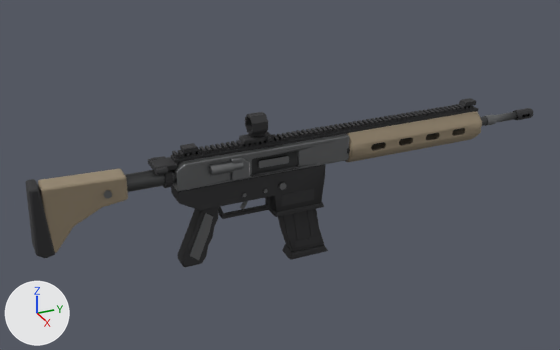
The glTF model assets/models/weapons/rifle_ar.glb: old version first, new version second.
The view is the same before and after, from a 50 mm lens placed at (1.212, -0.508, 0.585), pointed at (-0.029, 0.05, -0.035). Lighting does not change. The marker at lower left points along +X, +Y and +Z. The older version comes first. Where no turn or scale is listed for an object, it has been applied to the vertices. Vertices at exactly the same position are counted once.

In view in the first picture: 'Magazine', 'Receiver' and 3 more.
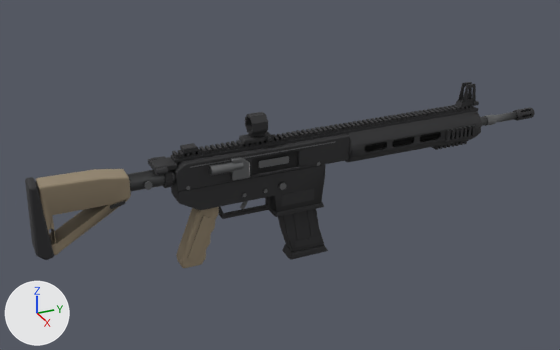
Diff of the bpy script that builds the scene:
```diff
--- a/assets/models/weapons/rifle_ar.glb.py
+++ b/assets/models/weapons/rifle_ar.glb.py
@@ mat_tanknurledworn @@
+mat_tanknurledworn = bpy.data.materials.new('TanKnurledWorn')
+# nodes: BsdfPrincipled, Mix, OutputMaterial, VertexColor
+# colours: brown #95866f, mixed with the vertex colours
@@ me_receiver @@
 # used by ob_receiver; location = (0.0, 0.0, 0.0)
-me_receiver.from_pydata(...)  # 2468 vertices, 4776 faces; spans x -0.03..0.039, y -0.418..0.475, z -0.166..0.108
+me_receiver.from_pydata(...)  # 2741 vertices, 5302 faces; spans x -0.04..0.04, y -0.418..0.475, z -0.168..0.108
+# me_receiver part 1: the loose piece of 24 vertices spanning x 0.022..0.026, y -0.297..-0.283, z 0.008..0.022 is moved by (0.0, 0.07, 0.003)
+# me_receiver part 2: the loose piece of 82 vertices spanning x -0.021..0.021, y -0.4..-0.255, z -0.079..0.044 is rebuilt with 127 vertices and now spans x -0.021..0.021, y -0.402..-0.25, z -0.083..0.048
+# me_receiver part 3: the loose piece of 10 vertices spanning x 0.015..0.018, y -0.152..-0.104, z -0.155..-0.06 is rebuilt with 10 vertices and now spans x 0.015..0.018, y -0.156..-0.106, z -0.158..-0.064, in mat_tanknurledworn
+# me_receiver part 4: a new loose piece of 68 vertices spanning x -0.011..0.01, y 0.38..0.46, z -0.024..-0.013, in mat_matteblackworn
+# me_receiver part 5: a new loose piece of 60 vertices spanning x 0.03..0.04, y 0.385..0.455, z 0.005..0.026, in mat_matteblackworn
+# me_receiver part 6: a new loose piece of 40 vertices spanning x -0.008..-0.005, y 0.437..0.469, z 0.066..0.104, in mat_matteblackworn
+# me_receiver part 7: a new loose piece of 40 vertices spanning x 0.005..0.008, y 0.437..0.469, z 0.066..0.104, in mat_matteblackworn
+# me_receiver part 8: 47 vertices moved from x -0.03..0.03, y 0.215..0.433, z 0.009..0.023 to x -0.03..0.03, y 0.2..0.374, z 0.008..0.024; 277 vertices removed from x -0.03..0.03, y 0.215..0.47, z 0.009..0.068; 151 vertices added at x -0.03..0.03, y 0.2..0.472, z 0.008..0.068
+# me_receiver part 9: 18 vertices moved from x -0.016..0.015, y -0.166..-0.077, z -0.161..-0.048 to x -0.015..0.015, y -0.168..-0.077, z -0.155..-0.048; 70 vertices removed from x -0.016..0.016, y -0.167..-0.077, z -0.166..-0.053; 136 vertices added at x -0.016..0.016, y -0.169..-0.077, z -0.168..-0.053
+# me_receiver part 10: 33 vertices moved from x -0.023..0.023, y -0.414..-0.388, z -0.083..0.046 to x -0.023..0.023, y -0.414..-0.388, z -0.087..0.05; 21 vertices removed from x -0.023..0.023, y -0.403..-0.386, z -0.083..0.045; 29 vertices added at x -0.023..0.023, y -0.404..-0.262, z -0.087..0.049
+# me_receiver part 11: 198 faces spanning x -0.025..0.025, y -0.17..0.17, z -0.004..0.046 switch from mat_gunmetalworn to mat_matteblackworn
+# me_receiver part 12: 132 faces spanning x -0.03..0.03, y 0.17..0.475, z -0.014..0.046 switch from mat_tanworn to mat_matteblackworn
+# other edits to the shape of me_receiver do not show in these pictures
 me_receiver.materials.append(mat_markings)
-me_receiver.materials.append(mat_gunmetalknurledworn)
+me_receiver.materials.append(mat_tanknurledworn)
```

Boxes (x1, y1, x2, y2) around the edits, measured in the pictures (560 x 350 px; the box of a moved part takes in the faces that stretch with it):
'Receiver', reshaped (10% taller): before (26, 98, 482, 267); after (25, 82, 482, 268)
part 1 of me_receiver, moved or reshaped: before (103, 190, 112, 199); after (144, 181, 153, 190)
part 2 of me_receiver, rebuilt: before (38, 169, 128, 253); after (36, 169, 131, 255)
part 3 of me_receiver, rebuilt: before (190, 213, 213, 260); after (188, 215, 212, 262)
part 4 of me_receiver, added: after (432, 140, 469, 150)
part 5 of me_receiver, added: after (445, 124, 476, 141)
part 6 of me_receiver, added: after (458, 82, 472, 101)
part 7 of me_receiver, added: after (462, 84, 476, 103)
part 8 of me_receiver, moved or reshaped: before (355, 98, 479, 157); after (355, 99, 479, 157)
part 9 of me_receiver, moved or reshaped: before (177, 207, 225, 267); after (176, 207, 225, 268)
part 10 of me_receiver, moved or reshaped: before (26, 179, 55, 258); after (25, 177, 125, 260)
part 11 of me_receiver, recoloured (darker): (173, 134, 349, 191) in both
part 12 of me_receiver, recoloured (darker): (345, 111, 482, 162) in both
